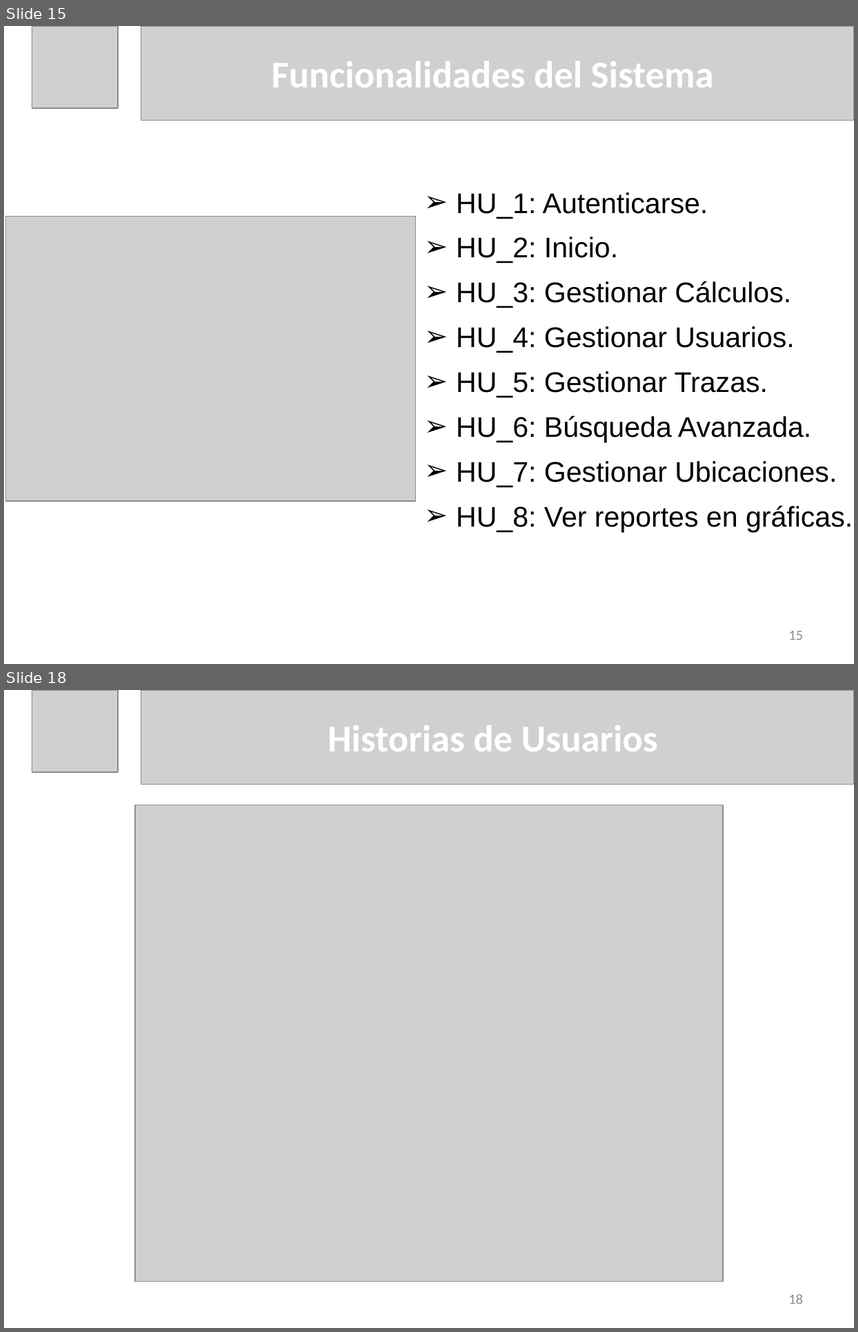
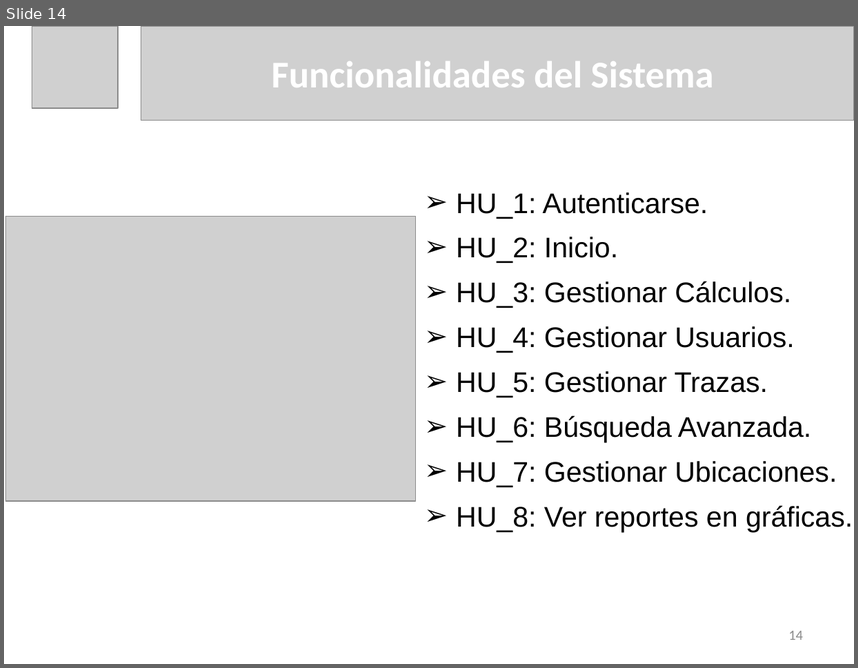
Before and after one commit to dariel-cabrera/MoreCoasts, a slide deck: DOC/Presentacion de Tesis Dariel Cabrera Lopez.pptx. Shown one above the other, each under a label of ours: slides 15 and 18 before the commit, slide 14 after it; the slides between them are not shown. The pictures are 858x1332 and 858x668 pixels, drawn with LibreOffice and Linux fonts; fonts in the diff are those of the drawing; grey boxes stand for pictures. Boxes give left, top, right and bottom in pixels: in the first picture for what was removed or moved away, otherwise in the second. Text is boxed around its words. In the diff, an @@ line names an element or a change of style, - is before the commit and + after.

```diff
--- a/DOC/Presentacion de Tesis Dariel Cabrera Lopez.pptx
+++ b/DOC/Presentacion de Tesis Dariel Cabrera Lopez.pptx
@@ slide 18 removed at [4,690,854,1328], background #FFFFFF @@
@@ picture removed at [32,690,118,773] @@
@@ picture removed at [141,690,854,785] @@
@@ title removed at [328,725,658,751] @@
-Historias de Usuarios
@@ picture removed at [135,805,723,1281] @@
@@ page number removed at [789,1294,803,1303] @@
-18
@@ what was slide 15 is now slide 14 @@
@@ page number at [789,630,803,639]: text changed @@
-15
+14
```
Also in this commit, not shown: 4 slides changed, 6 slides added, 6 other slides removed, 12 other files.
